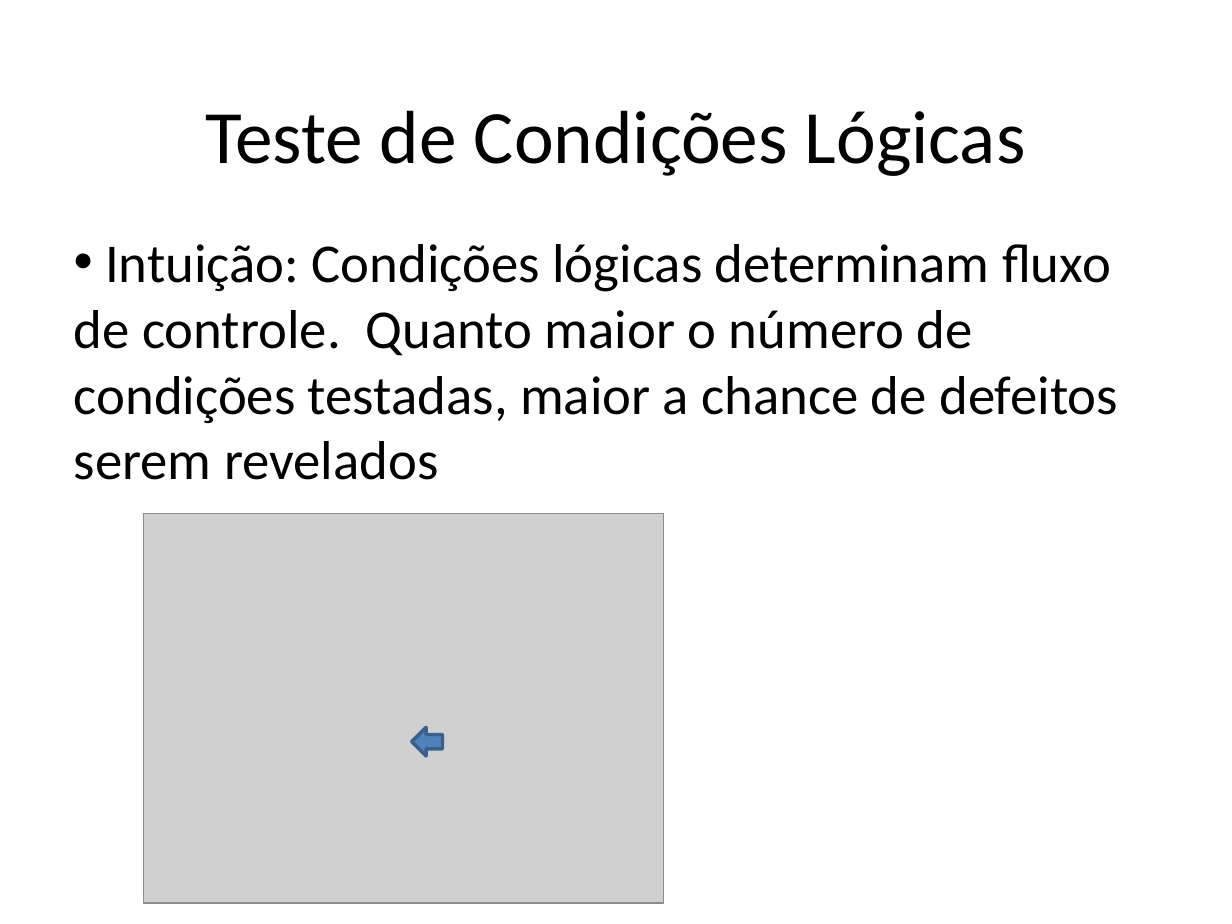
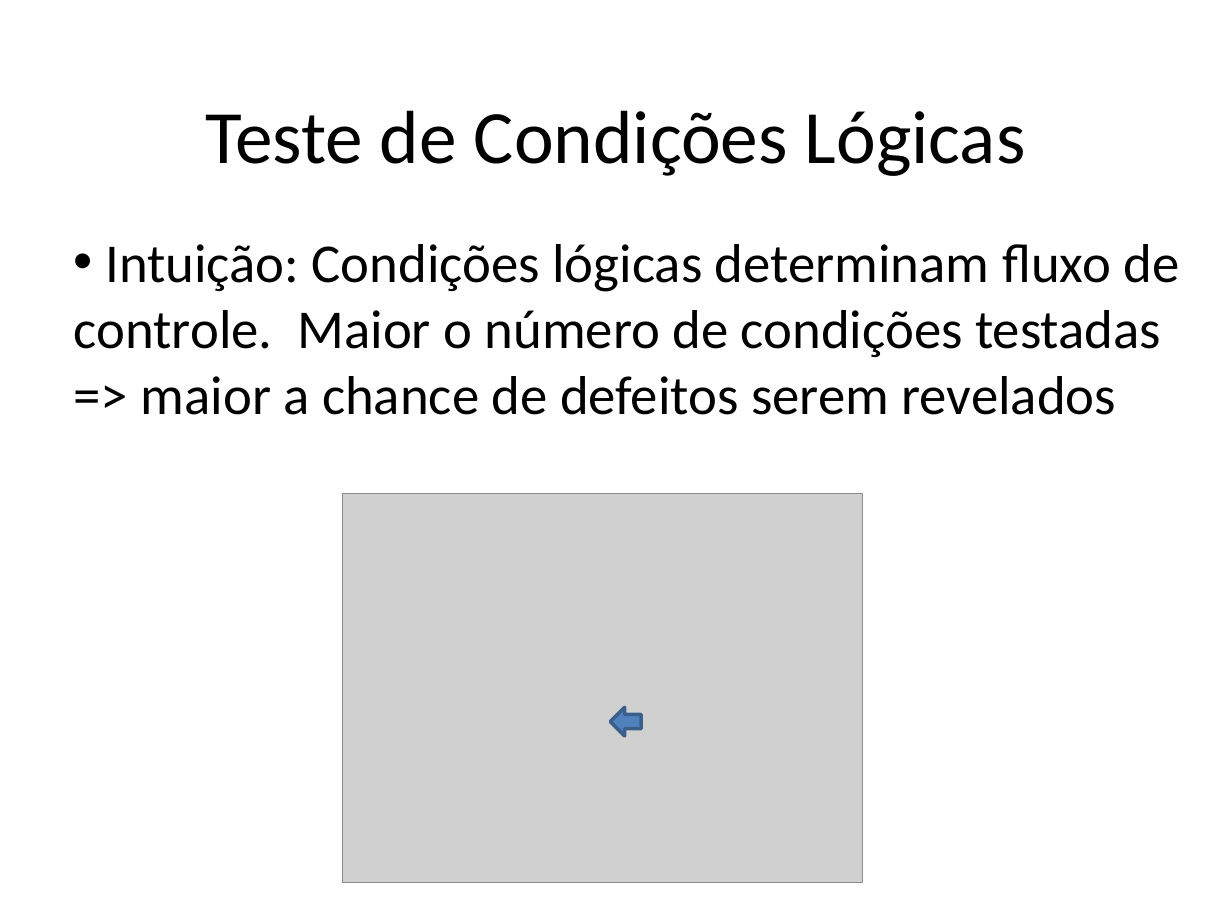
Before and after one commit to STAR-RG/testing-cin, a slide deck: slide 90 of slides.pptx. Drawn at 1232x924 pixels with LibreOffice and Linux fonts; fonts in the diff are those of the drawing; grey boxes stand for pictures. Boxes give left, top, right and bottom in pixels: in the first picture for what was removed or moved away, otherwise in the second. Text is boxed around its words. In the diff, an @@ line names an element or a change of style, - is before the commit and + after.

```diff
--- a/slides.pptx
+++ b/slides.pptx
@@ text at [74, 244, 1179, 415]: text changed @@
-• Intuição: Condições lógicas determinam fluxo de controle. Quanto maior o número de condições testadas, maior a chance de defeitos serem revelados
+• Intuição: Condições lógicas determinam fluxo de controle. Maior o número de condições testadas => maior a chance de defeitos serem revelados
@@ picture: place and size @@
-picture at [144, 514, 664, 903]
+picture at [342, 493, 862, 882]
@@ right arrow: place and size @@
-right arrow at [411, 727, 442, 755]
+right arrow at [610, 707, 641, 736]
```
Also in this commit, not shown: 9 other slides changed, 8 slides added, 1 slide removed.
